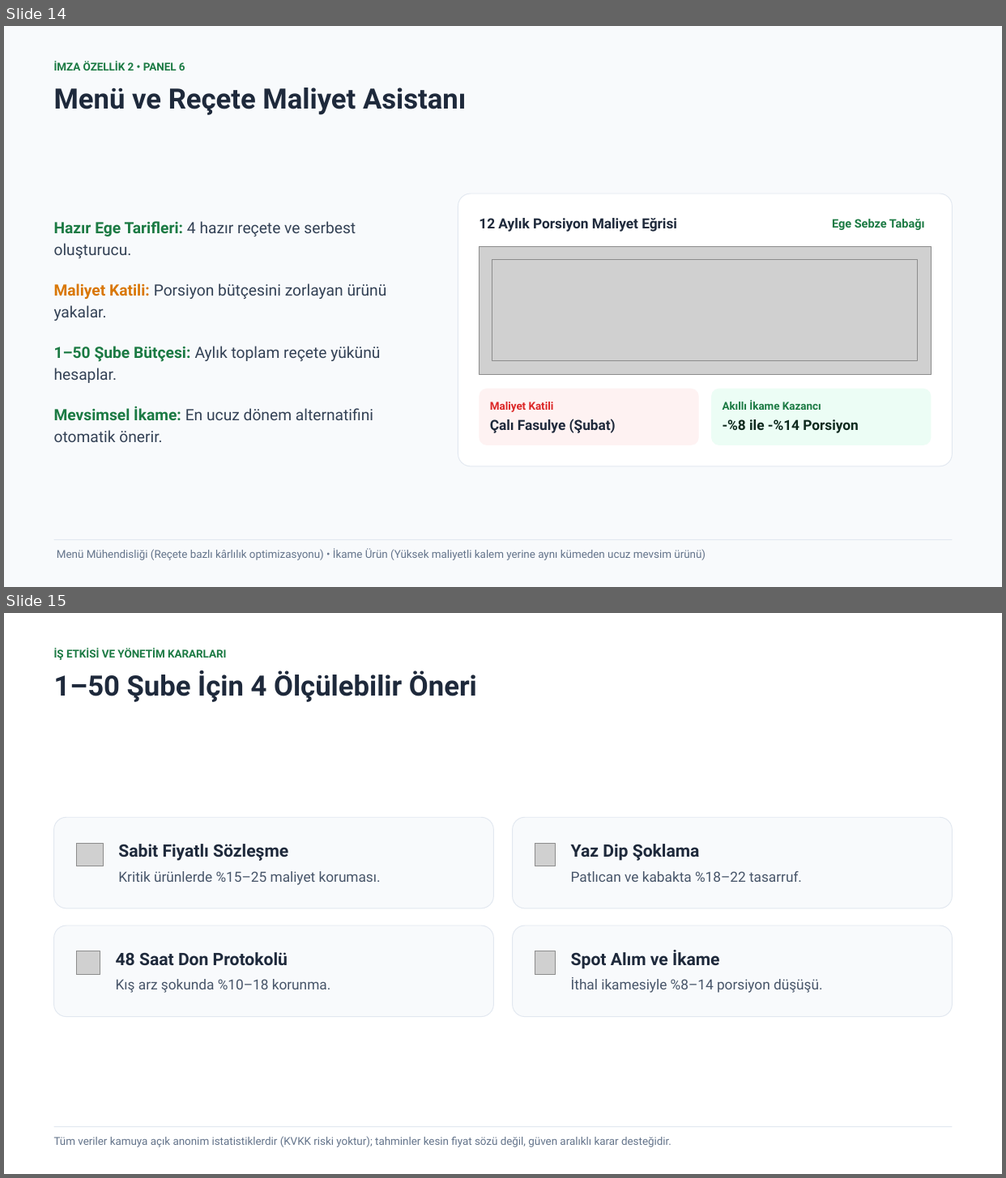
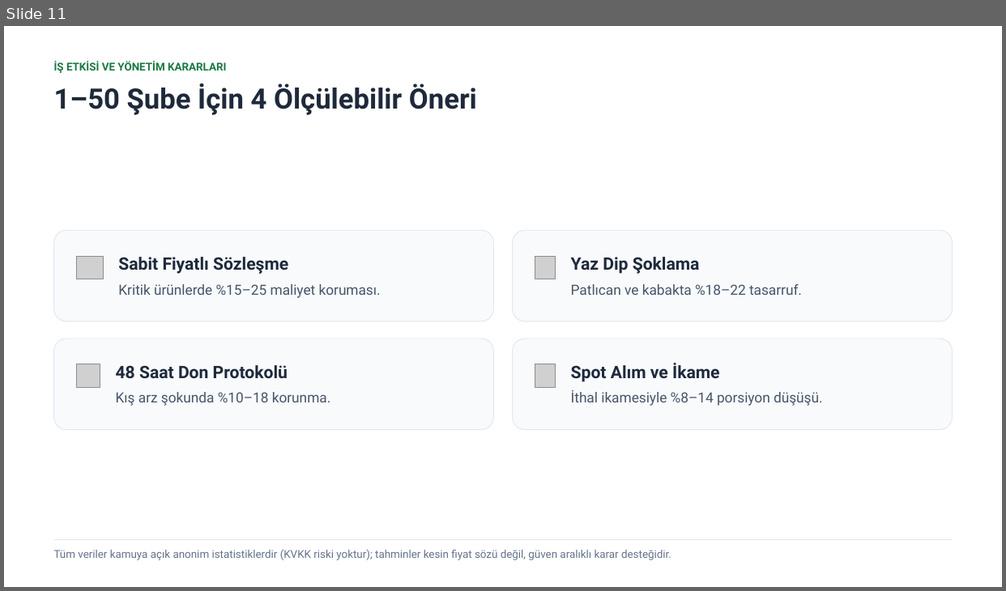
Before and after one commit to C-firdevs/G04_HalFiyat, a slide deck: 05_Sunum/G04_Sunum.pptx. Shown one above the other, each under a label of ours: slides 14 and 15 before the commit, slide 11 after it. The pictures are 1006x1178 and 1006x591 pixels, drawn with LibreOffice and Linux fonts; fonts in the diff are those of the drawing; grey boxes stand for pictures. Boxes give left, top, right and bottom in pixels: in the first picture for what was removed or moved away, otherwise in the second. Text is boxed around its words. In the diff, an @@ line names an element or a change of style, - is before the commit and + after.

Commit message:
docs(presentation): refine G04_Sunum.pptx to exact 12 slides (8-12 slide limit) with 6 live app screenshots

```diff
--- a/05_Sunum/G04_Sunum.pptx
+++ b/05_Sunum/G04_Sunum.pptx
@@ slide 14 removed at (x1=4, y1=26, x2=1002, y2=587), background #F8FAFC @@
@@ text removed at (x1=54, y1=61, x2=185, y2=71) @@
-İMZA ÖZELLİK 2 • PANEL 6
@@ text removed at (x1=54, y1=88, x2=466, y2=115) @@
-Menü ve Reçete Maliyet Asistanı
@@ rounded rectangle removed at (x1=458, y1=194, x2=953, y2=467) @@
@@ text removed at (x1=479, y1=218, x2=677, y2=232) @@
-12 Aylık Porsiyon Maliyet Eğrisi
@@ text removed at (x1=832, y1=219, x2=925, y2=230) @@
-Ege Sebze Tabağı
@@ text removed at (x1=54, y1=221, x2=356, y2=258) @@
-Hazır Ege Tarifleri: 4 hazır reçete ve serbest oluşturucu.
@@ picture removed at (x1=479, y1=247, x2=931, y2=375) @@
@@ picture removed at (x1=492, y1=260, x2=918, y2=361) @@
@@ text removed at (x1=54, y1=284, x2=387, y2=321) @@
-Maliyet Katili: Porsiyon bütçesini zorlayan ürünü yakalar.
@@ text removed at (x1=54, y1=346, x2=380, y2=383) @@
-1–50 Şube Bütçesi: Aylık toplam reçete yükünü hesaplar.
@@ rounded rectangle removed at (x1=479, y1=388, x2=700, y2=446) @@
@@ rounded rectangle removed at (x1=711, y1=388, x2=931, y2=446) @@
@@ text removed at (x1=54, y1=406, x2=373, y2=442) @@
-Mevsimsel İkame: En ucuz dönem alternatifini otomatik önerir.
@@ text removed at (x1=490, y1=402, x2=554, y2=412) @@
-Maliyet Katili
@@ text removed at (x1=722, y1=400, x2=821, y2=410) @@
-Akıllı İkame Kazancı
@@ text removed at (x1=490, y1=419, x2=616, y2=433) @@
-Çalı Fasulye (Şubat)
@@ text removed at (x1=722, y1=420, x2=858, y2=433) @@
--%8 ile -%14 Porsiyon
@@ rectangle removed at (x1=54, y1=540, x2=953, y2=540) @@
@@ text removed at (x1=57, y1=548, x2=705, y2=561) @@
-Menü Mühendisliği (Reçete bazlı kârlılık optimizasyonu) • İkame Ürün (Yüksek maliyetli kalem yerine aynı kümeden ucuz mevsim ürünü)
@@ what was slide 15 is now slide 11 @@
```
Also in this commit, not shown: 2 slides changed, 1 slide added, 6 other slides removed.
